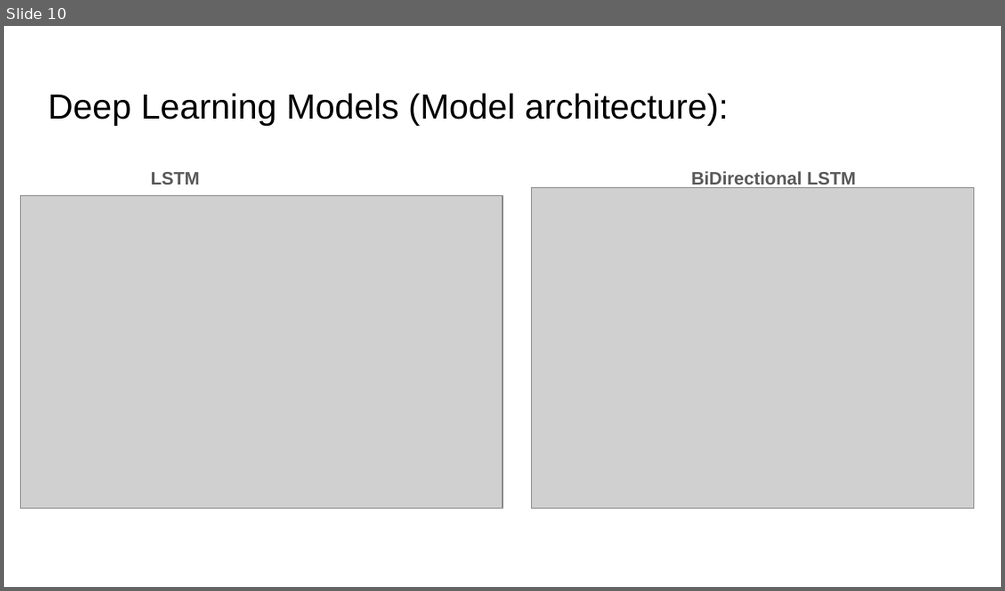
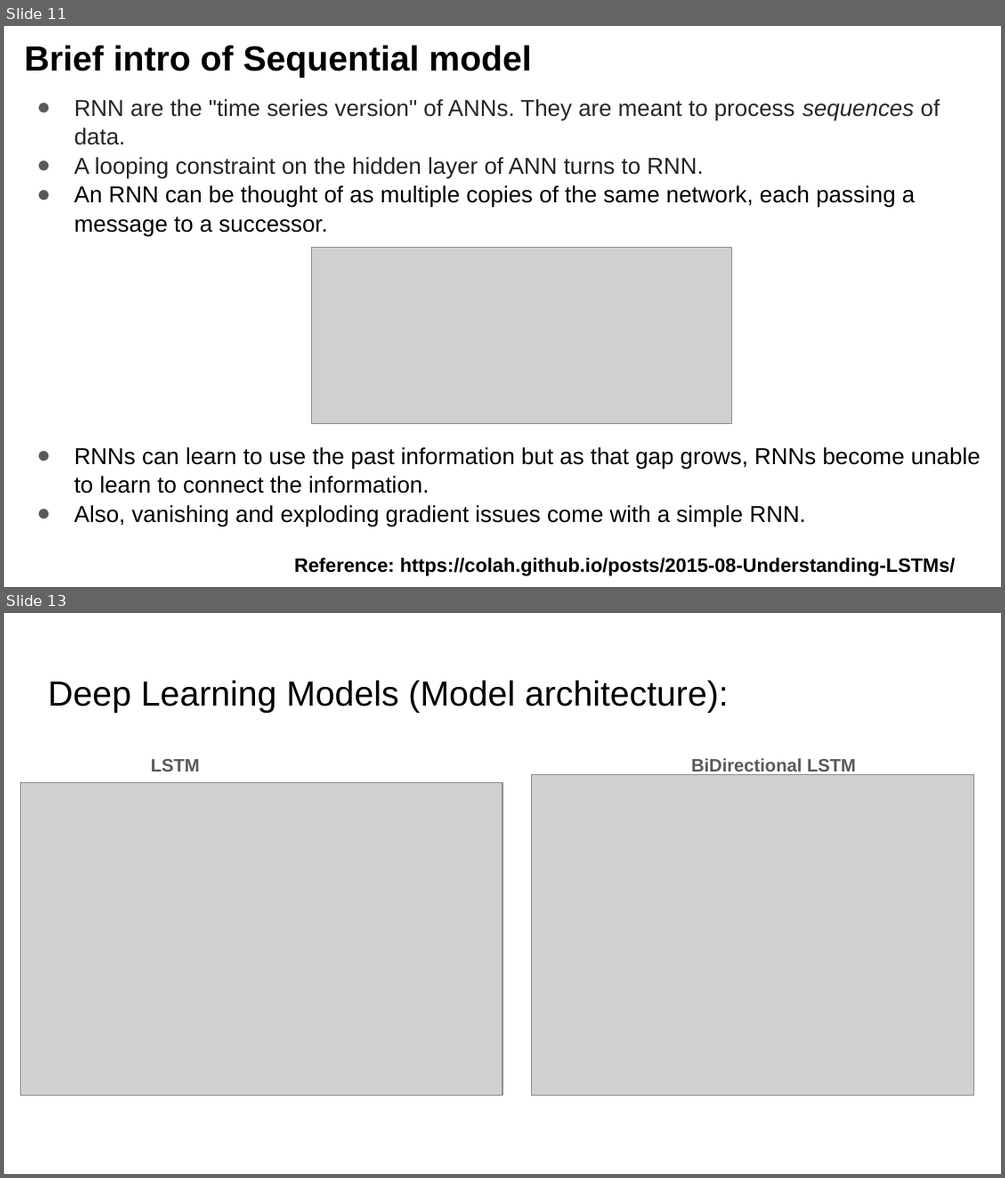
Before and after one commit to abishek269/Protein-Super-family-Classification-, a slide deck: Final_report_presentation.pptx. Shown one above the other, each under a label of ours: slide 10 before the commit, slides 11 and 13 after it; the slides between them are not shown. The pictures are 1005x591 and 1005x1178 pixels, drawn with LibreOffice and Linux fonts; fonts in the diff are those of the drawing; grey boxes stand for pictures. Boxes give left, top, right and bottom in pixels: in the first picture for what was removed or moved away, otherwise in the second. Text is boxed around its words. In the diff, an @@ line names an element or a change of style, - is before the commit and + after.

```diff
--- a/Final_report_presentation.pptx
+++ b/Final_report_presentation.pptx
@@ slide 11 added at <box>4,26,1001,587</box>, background #FFFFFF @@
@@ title added at <box>24,45,531,78</box>, 25.2 pt, text #000000, bold @@
+Brief intro of Sequential model
@@ text added at <box>74,99,980,527</box>, 16.6 pt, text #000000 @@
+● RNN are the "time series version" of ANNs. They are meant to process sequences of data.
+● A looping constraint on the hidden layer of ANN turns to RNN.
+● An RNN can be thought of as multiple copies of the same network, each passing a message to a successor.
+● RNNs can learn to use the past information but as that gap grows, RNNs become unable to learn to connect the information.
+● Also, vanishing and exploding gradient issues come with a simple RNN.
@@ picture added at <box>311,248,732,424</box> @@
@@ text added at <box>294,557,955,575</box>, 14 pt, text #000000, bold @@
+Reference: https://colah.github.io/posts/2015-08-Understanding-LSTMs/
@@ what was slide 10 is now slide 13 @@
```
Also in this commit, not shown: 8 slides changed, 3 other slides added, 1 slide removed.
